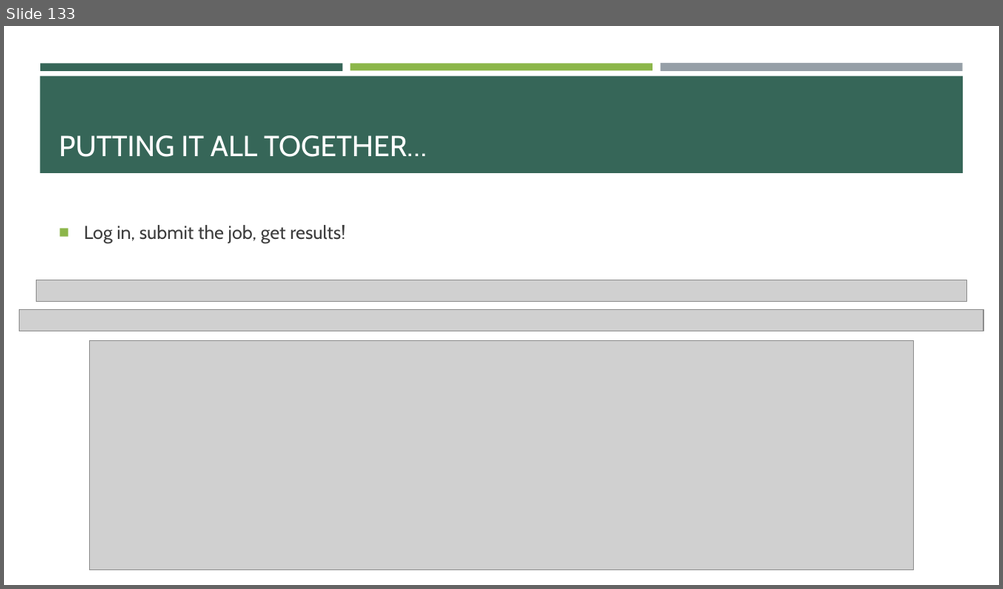
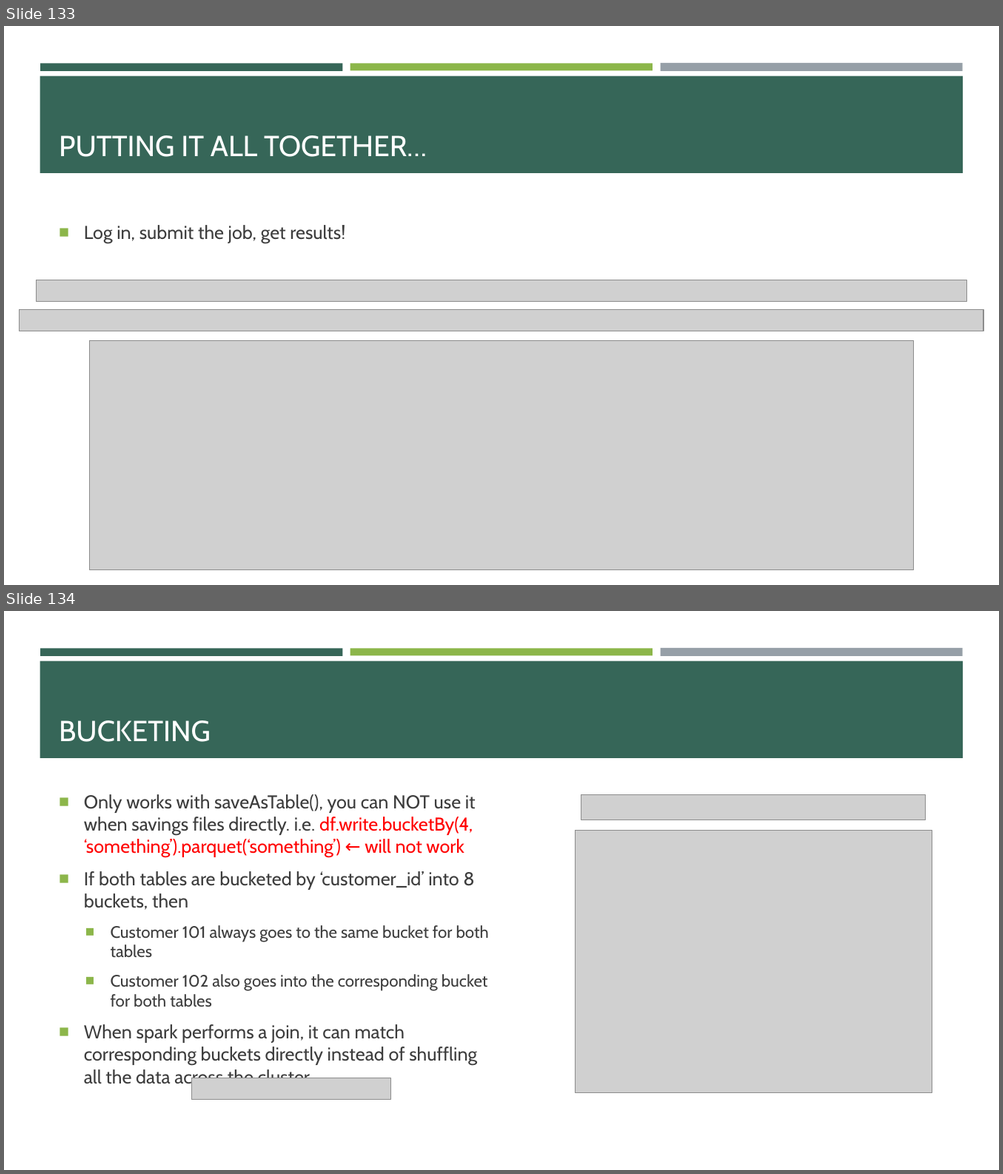
Before and after one commit to e-m-wilson/data_engineering, a slide deck: spark/Spark.pptx. Shown one above the other, each under a label of ours: slide 133 before the commit, slides 133 and 134 after it. The pictures are 1003x589 and 1003x1174 pixels, drawn with LibreOffice and Linux fonts; fonts in the diff are those of the drawing; grey boxes stand for pictures. Boxes give left, top, right and bottom in pixels: in the first picture for what was removed or moved away, otherwise in the second. Text is boxed around its words. In the diff, an @@ line names an element or a change of style, - is before the commit and + after.

```diff
--- a/spark/Spark.pptx
+++ b/spark/Spark.pptx
@@ slide 134 added at box(4, 611, 999, 1170), background #FFFFFF; not listed: 4 template elements that a slide beside it also shows @@
@@ title added at box(59, 721, 210, 742), 28 pt, text #FFFFFF @@
+BUCKETING
@@ text added at box(84, 795, 489, 1088), 18 pt, text #3D3D3D @@
+■ Only works with saveAsTable(), you can NOT use it when savings files directly. i.e. df.write.bucketBy(4, ‘something’).parquet(‘something’) ← will not work
+■ If both tables are bucketed by ‘customer_id’ into 8 buckets, then
+  ■ Customer 101 always goes to the same bucket for both tables
+  ■ Customer 102 also goes into the corresponding bucket for both tables
+■ When spark performs a join, it can match corresponding buckets directly instead of shuffling all the data across the cluster
@@ picture added at box(581, 795, 926, 820) @@
@@ picture added at box(575, 830, 931, 1093) @@
@@ picture added at box(191, 1078, 390, 1099) @@
```
Also in this commit, not shown: 3 slides changed, 1 other slide added, 6 other files.
